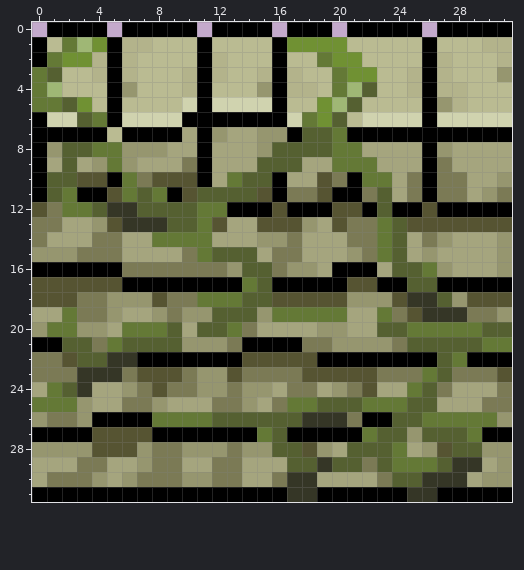
Pixel-art sprite -- Assets/Sprites/VineWalls/VineWallHorizontal.png. This is how it looked before the edit.
The file is 32x32 pixels.
And afterwards:
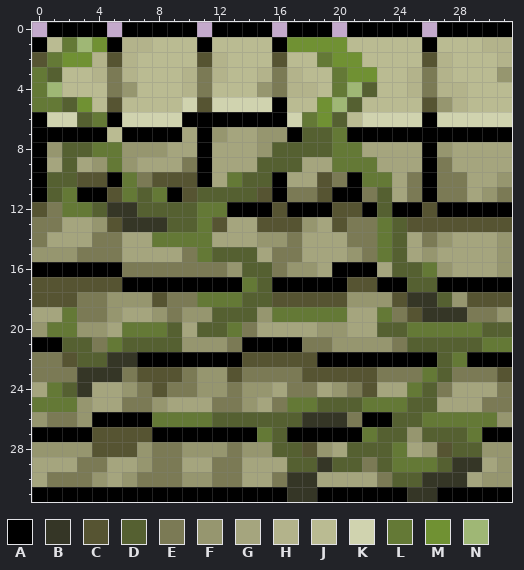
Palette (. is transparent): A #000000  B #353626  C #565432  D #556031  E #7b7a55  F #96966f  G #a5a57e  H #b3b38b  J #babb92  K #d0d3af  L #647936  M #709133  N #9fb775
Diff:
{"y":2,"x":0,"old":"A","new":"C"}
{"y":2,"x":5,"old":"A","new":"C"}
{"y":2,"x":11,"old":"A","new":"C"}
{"y":2,"x":16,"old":"A","new":"C"}
{"y":2,"x":26,"old":"A","new":"C"}
{"y":3,"x":5,"old":"A","new":"E"}
{"y":3,"x":11,"old":"A","new":"E"}
{"y":3,"x":16,"old":"A","new":"E"}
{"y":3,"x":26,"old":"A","new":"E"}
{"y":4,"x":5,"old":"A","new":"E"}
{"y":4,"x":11,"old":"A","new":"E"}
{"y":4,"x":16,"old":"A","new":"E"}
{"y":4,"x":26,"old":"A","new":"E"}
{"y":5,"x":5,"old":"A","new":"C"}
{"y":5,"x":11,"old":"A","new":"C"}
{"y":5,"x":26,"old":"A","new":"C"}
{"label":"changed","picture_box":[32,52,122,112]}
{"label":"changed","picture_box":[197,52,212,112]}
{"label":"changed","picture_box":[272,52,287,97]}
{"label":"changed","picture_box":[422,52,437,112]}
